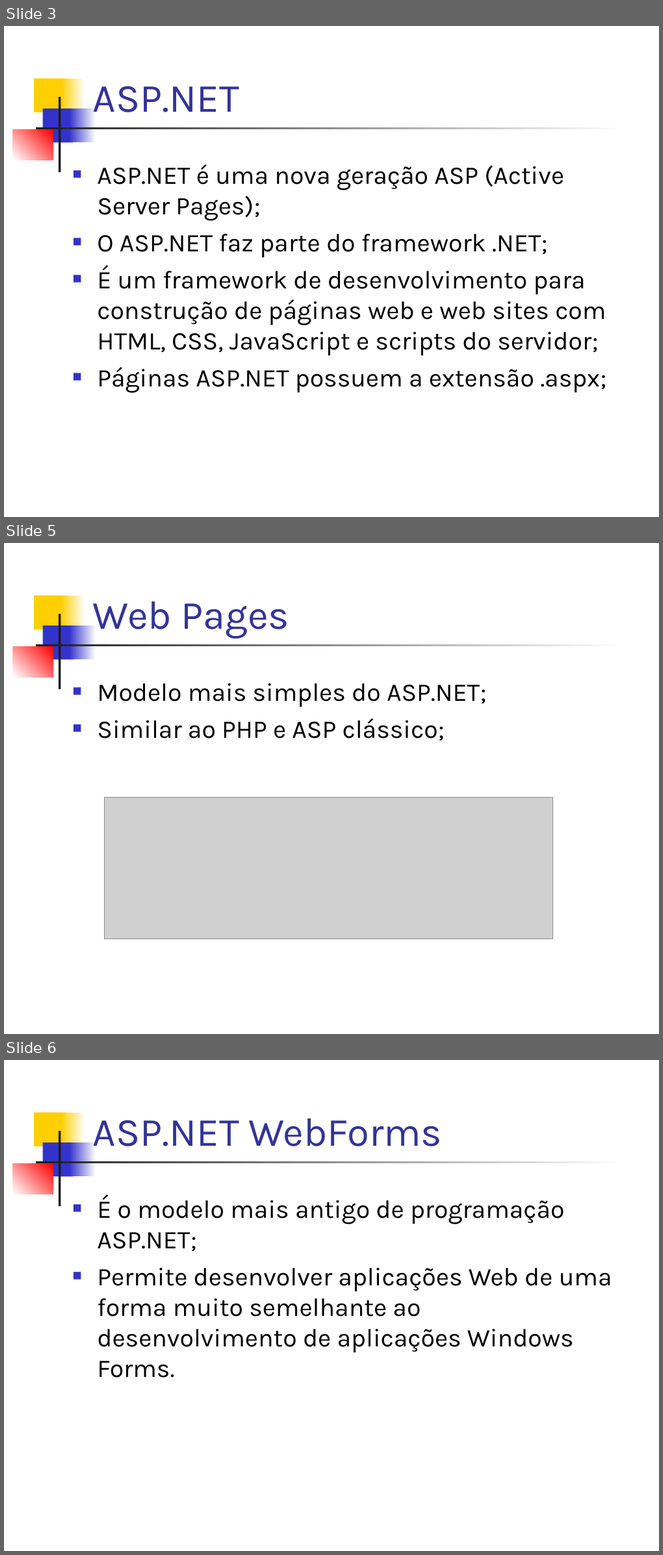
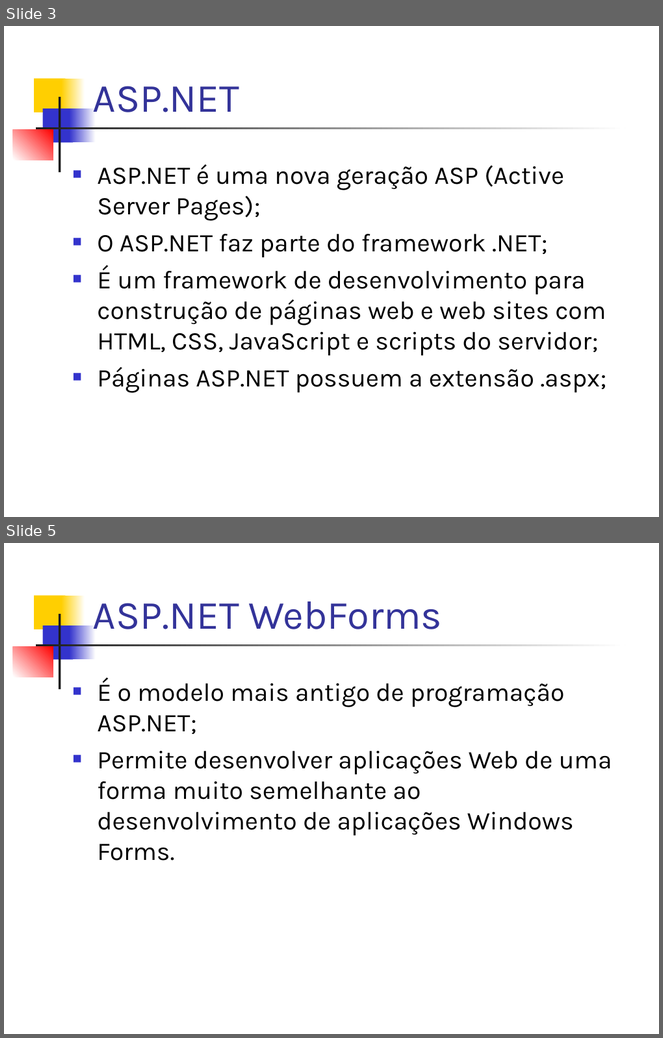
Before and after one commit to dssika/mini-curso-asp-net-mvc3, a slide deck: Slide/Mini Curso.ppt. Shown one above the other, each under a label of ours: slides 3, 5 and 6 before the commit, slides 3 and 5 after it; the slides between them are not shown. The pictures are 663x1555 and 663x1038 pixels, drawn with LibreOffice and Linux fonts; fonts in the diff are those of the drawing; grey boxes stand for pictures. Boxes give left, top, right and bottom in pixels: in the first picture for what was removed or moved away, otherwise in the second. Text is boxed around its words. In the diff, an @@ line names an element or a change of style, - is before the commit and + after.

```diff
--- a/Slide/Mini Curso.ppt
+++ b/Slide/Mini Curso.ppt
@@ slide 5 removed at <box>4,543,659,1034</box>, background #FFFFFF; not listed: 7 template elements that a slide beside it also shows @@
@@ title removed at <box>93,601,290,639</box> @@
-Web Pages
@@ text removed at <box>97,683,486,741</box> @@
-■ Modelo mais simples do ASP.NET;
-■ Similar ao PHP e ASP clássico;
@@ picture removed at <box>104,797,553,939</box> @@
@@ what was slide 6 is now slide 5 @@
```
Also in this commit, not shown: 1 slide changed, 5 slides added.
